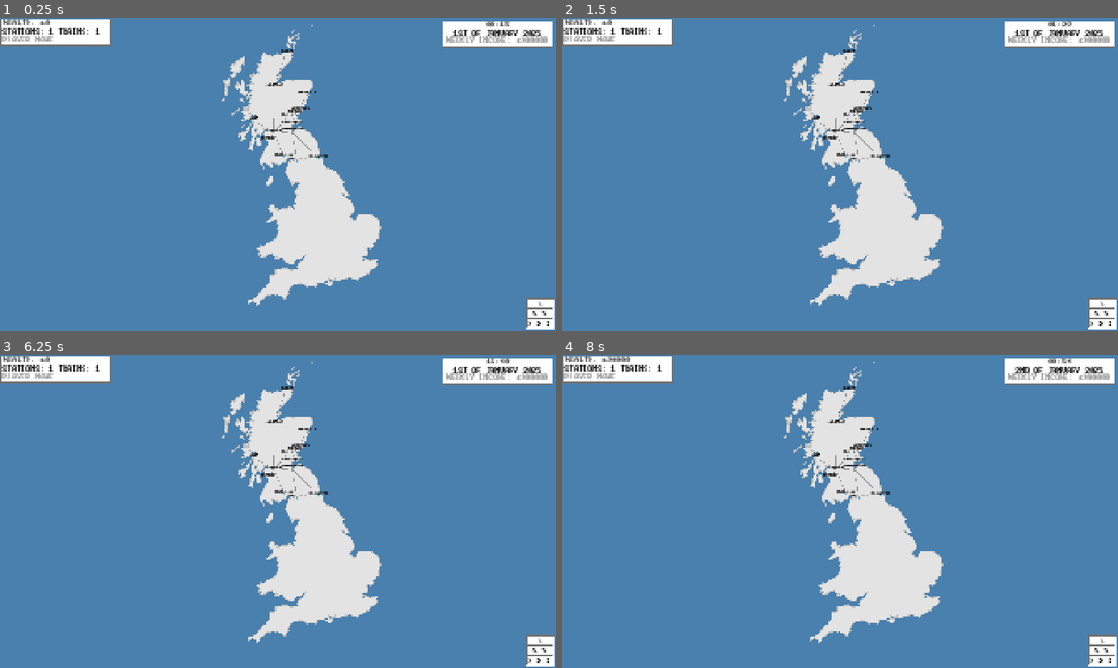
Above: before the commit, frames 1-4 (two rows, left to right).
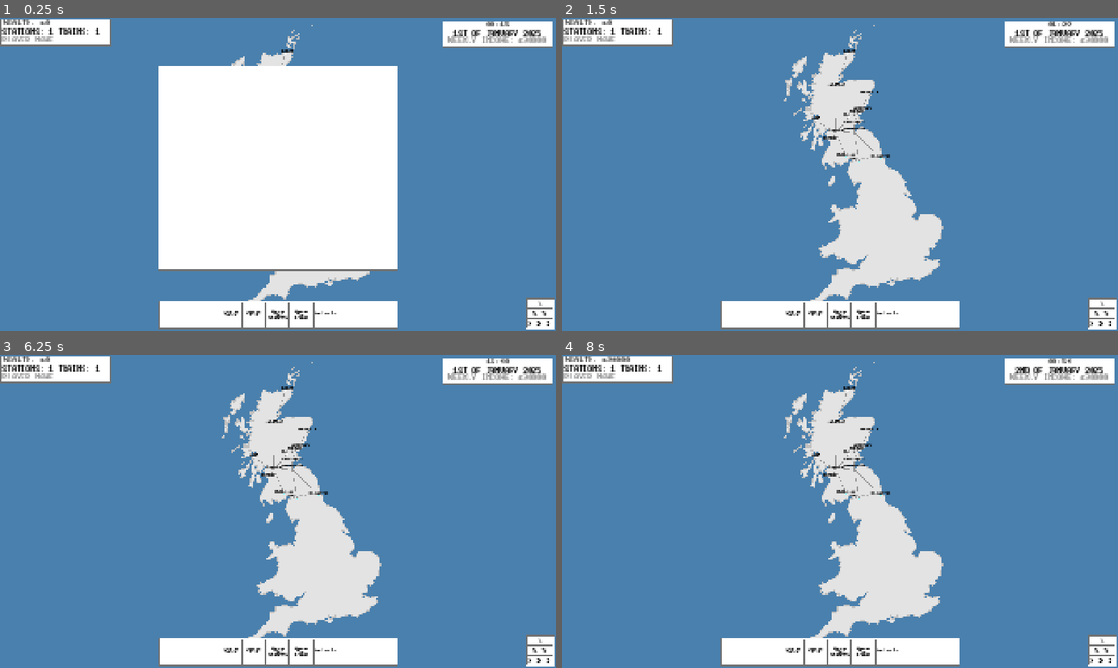
Above: after the commit, the same moments.

Repository: Laifii/Freighter-Manager
Game: Godot game, scene res://Objects/Countries/Uk Map.tscn
The game is run twice, just before and just after one commit, with the same random seed, the same clock (stepped at 60 frames per second) and the same inputs.
Inputs (mouse positions are in pixels of both pictures, inside the frame that each line leads up to):
- Up to frame 1 (0.25 s): no input
- Up to frame 2 (1.5 s): click (884, 315) at 0.52 s; click (840, 315) at 1.27 s
- Up to frame 3 (6.25 s): click (300, 652) at 2.02 s; click (233, 652) at 2.77 s; click (255, 652) at 3.52 s; click (539, 639) at 4.25 s; click (539, 652) at 5 s; click (539, 661) at 5.75 s
- Up to frame 4 (8 s): click (1101, 639) at 6.5 s; click (1101, 652) at 7.25 s

The runs differ from the first frame. In frame 1, 32% of the frame differs, in the area x 28-99%, y 5-100%; in frame 2, 4.1%; in frame 3, 4.1%; in frame 4, 4.1%.

Commit message:
Created Toolbar and contract widget template

Diff:
--- /dev/null
+++ b/Contract.gd
@@ -0,0 +1,4 @@
+extends Control
+
+
+func _ready():
--- a/Objects/Camera.tscn
+++ b/Objects/Camera.tscn
@@ -1,8 +1,9 @@
-[gd_scene load_steps=10 format=3 uid="uid://dbndd8umjeoiq"]
+[gd_scene load_steps=11 format=3 uid="uid://dbndd8umjeoiq"]
 
 [ext_resource type="Script" uid="uid://bcyvbwsej2e2f" path="res://Objects/Camera.gd" id="1_xdxat"]
 [ext_resource type="FontFile" uid="uid://c3kpo7ovh8rqi" path="res://Assets/dogicabold.ttf" id="2_rv08e"]
 [ext_resource type="Script" uid="uid://bj5acwg1xsr8q" path="res://Scripts/Calender.gd" id="3_mywko"]
+[ext_resource type="PackedScene" uid="uid://dv5u1u046276g" path="res://Objects/Toolbar.tscn" id="4_lqjr5"]
 
 [sub_resource type="LabelSettings" id="LabelSettings_mywko"]
 font = ExtResource("2_rv08e")
@@ -34,6 +35,10 @@
 
 [node name="Camera" type="Camera2D"]
 position = Vector2(30, 7)
+limit_left = -2000
+limit_top = -1000
+limit_right = 2000
+limit_bottom = 1000
 script = ExtResource("1_xdxat")
 
 [node name="UI" type="Control" parent="."]
@@ -274,6 +279,9 @@
 offset_right = 47.0
 offset_bottom = 15.0
 
+[node name="Toolbar" parent="UI" instance=ExtResource("4_lqjr5")]
+layout_mode = 0
+
 [connection signal="pressed" from="UI/Calender/ColorRect/SpeedButton1/SpeedButton1" to="UI/Calender" method="_on_speed_button_1_pressed"]
 [connection signal="pressed" from="UI/Calender/ColorRect/SpeedButton2/SpeedButton2" to="UI/Calender" method="_on_speed_button_2_pressed"]
 [connection signal="pressed" from="UI/Calender/ColorRect/SpeedButton3/SpeedButton3" to="UI/Calender" method="_on_speed_button_3_pressed"]
--- /dev/null
+++ b/Objects/Contract.tscn
@@ -0,0 +1,216 @@
+[gd_scene load_steps=4 format=3 uid="uid://buyep3ncgfqxp"]
+
+[ext_resource type="Script" uid="uid://voiwnou7b78g" path="res://Contract.gd" id="1_3u0pn"]
+[ext_resource type="FontFile" uid="uid://c3kpo7ovh8rqi" path="res://Assets/dogicabold.ttf" id="2_1gfxo"]
+
+[sub_resource type="LabelSettings" id="LabelSettings_j5vk8"]
+font = ExtResource("2_1gfxo")
+font_size = 8
+font_color = Color(0, 0, 0, 1)
+
+[node name="Contract" type="Control"]
+layout_mode = 3
+anchors_preset = 15
+anchor_right = 1.0
+anchor_bottom = 1.0
+grow_horizontal = 2
+grow_vertical = 2
+script = ExtResource("1_3u0pn")
+
+[node name="Toolbar" type="ColorRect" parent="."]
+z_index = 1000
+layout_mode = 0
+offset_left = -202.0
+offset_top = -46.0
+offset_right = 201.0
+offset_bottom = 46.0
+
+[node name="Outline" type="ColorRect" parent="Toolbar"]
+z_index = -1
+layout_mode = 0
+offset_left = -2.0
+offset_top = -2.0
+offset_right = 405.0
+offset_bottom = 94.0
+color = Color(0.443137, 0.443137, 0.443137, 1)
+
+[node name="Locations" type="ColorRect" parent="Toolbar"]
+z_index = 1000
+layout_mode = 0
+offset_left = 5.0
+offset_top = 4.0
+offset_right = 99.0
+offset_bottom = 88.0
+
+[node name="Outline" type="ColorRect" parent="Toolbar/Locations"]
+z_index = -1
+layout_mode = 0
+offset_left = -2.0
+offset_top = -2.0
+offset_right = 96.0
+offset_bottom = 86.0
+color = Color(0.443137, 0.443137, 0.443137, 1)
+
+[node name="Label" type="Label" parent="Toolbar/Locations"]
+layout_mode = 0
+offset_right = 94.0
+offset_bottom = 84.0
+text = "Trainyard
+-
+Target
+-
+Requester"
+label_settings = SubResource("LabelSettings_j5vk8")
+horizontal_alignment = 1
+vertical_alignment = 1
+
+[node name="Reward" type="ColorRect" parent="Toolbar"]
+z_index = 1000
+layout_mode = 0
+offset_left = 105.0
+offset_top = 4.0
+offset_right = 199.0
+offset_bottom = 88.0
+
+[node name="Outline" type="ColorRect" parent="Toolbar/Reward"]
+z_index = -1
+layout_mode = 0
+offset_left = -2.0
+offset_top = -2.0
+offset_right = 96.0
+offset_bottom = 86.0
+color = Color(0.443137, 0.443137, 0.443137, 1)
+
+[node name="Label" type="Label" parent="Toolbar/Reward"]
+layout_mode = 0
+offset_right = 94.0
+offset_bottom = 84.0
+text = "Total
+£100000
+
+Upfront
+£20000"
+label_settings = SubResource("LabelSettings_j5vk8")
+horizontal_alignment = 1
+vertical_alignment = 1
+
+[node name="Duration Buttons" type="Control" parent="Toolbar"]
+visible = false
+anchors_preset = 0
+offset_right = 40.0
+offset_bottom = 40.0
+
+[node name="CheapestRoute" type="ColorRect" parent="Toolbar/Duration Buttons"]
+z_index = 1000
+layout_mode = 0
+offset_left = 205.0
+offset_top = 4.0
+offset_right = 399.0
+offset_bottom = 43.0
+
+[node name="Outline" type="ColorRect" parent="Toolbar/Duration Buttons/CheapestRoute"]
+z_index = -1
+layout_mode = 0
+offset_left = -2.0
+offset_top = -2.0
+offset_right = 196.0
+offset_bottom = 41.0
+color = Color(0.443137, 0.443137, 0.443137, 1)
+
+[node name="Label" type="Label" parent="Toolbar/Duration Buttons/CheapestRoute"]
+layout_mode = 0
+offset_right = 194.0
+offset_bottom = 39.0
+text = "Duration: 9 days
+Station Fees: £15000"
+label_settings = SubResource("LabelSettings_j5vk8")
+horizontal_alignment = 1
+vertical_alignment = 1
+
+[node name="CheapestRouteButton" type="TextureButton" parent="Toolbar/Duration Buttons/CheapestRoute"]
+layout_mode = 0
+offset_left = -3.0
+offset_top = -3.0
+offset_right = 197.0
+offset_bottom = 42.0
+
+[node name="FastestRoute" type="ColorRect" parent="Toolbar/Duration Buttons"]
+z_index = 1000
+layout_mode = 0
+offset_left = 205.0
+offset_top = 49.0
+offset_right = 399.0
+offset_bottom = 88.0
+
+[node name="Outline" type="ColorRect" parent="Toolbar/Duration Buttons/FastestRoute"]
+z_index = -1
+layout_mode = 0
+offset_left = -2.0
+offset_top = -2.0
+offset_right = 196.0
+offset_bottom = 41.0
+color = Color(0.443137, 0.443137, 0.443137, 1)
+
+[node name="Label" type="Label" parent="Toolbar/Duration Buttons/FastestRoute"]
+layout_mode = 0
+offset_right = 194.0
+offset_bottom = 39.0
+text = "Duration: 7 days
+Station Fees: £25000"
+label_settings = SubResource("LabelSettings_j5vk8")
+horizontal_alignment = 1
+vertical_alignment = 1
+
+[node name="FastestRouteButton" type="TextureButton" parent="Toolbar/Duration Buttons/FastestRoute"]
+layout_mode = 0
+offset_left = -3.0
+offset_top = -3.0
+offset_right = 197.0
+offset_bottom = 42.0
+
+[node name="Train en Route" type="ColorRect" parent="Toolbar"]
+z_index = 1
+layout_mode = 0
+offset_left = 205.0
+offset_top = 4.0
+offset_right = 399.0
+offset_bottom = 88.0
+
+[node name="Outline" type="ColorRect" parent="Toolbar/Train en Route"]
+z_index = -1
+layout_mode = 0
+offset_left = -2.0
+offset_top = -2.0
+offset_right = 196.0
+offset_bottom = 86.0
+color = Color(0.443137, 0.443137, 0.443137, 1)
+
+[node name="TimeLeft" type="Label" parent="Toolbar/Train en Route"]
+layout_mode = 0
+offset_top = 75.0
+offset_right = 194.0
+offset_bottom = 91.0
+text = "Time Left: 6d 22h
+"
+label_settings = SubResource("LabelSettings_j5vk8")
+horizontal_alignment = 1
+vertical_alignment = 1
+
+[node name="TrainLabel" type="Label" parent="Toolbar/Train en Route"]
+layout_mode = 0
+offset_top = 2.0
+offset_right = 194.0
+offset_bottom = 18.0
+text = "Assigned Train:
+Model-Model Number"
+label_settings = SubResource("LabelSettings_j5vk8")
+horizontal_alignment = 1
+vertical_alignment = 1
+
+[node name="TrainSprite" type="ColorRect" parent="Toolbar/Train en Route"]
+layout_mode = 0
+offset_left = 13.0
+offset_top = 23.0
+offset_right = 182.0
+offset_bottom = 71.0
+color = Color(0, 0, 0, 1)
--- a/Objects/Station.tscn
+++ b/Objects/Station.tscn
@@ -1,17 +1,7 @@
-[gd_scene load_steps=10 format=3 uid="uid://co0y23pb2rril"]
+[gd_scene load_steps=8 format=3 uid="uid://co0y23pb2rril"]
 
 [ext_resource type="Script" uid="uid://bm0d4yv4cl8q3" path="res://Scripts/Station.gd" id="1_hsegu"]
 [ext_resource type="FontFile" uid="uid://c3kpo7ovh8rqi" path="res://Assets/dogicabold.ttf" id="2_mn7t0"]
-
-[sub_resource type="Gradient" id="Gradient_hsegu"]
-colors = PackedColorArray(1, 1, 1, 1, 0.331534, 0.724469, 0.942315, 1)
-
-[sub_resource type="GradientTexture2D" id="GradientTexture2D_mn7t0"]
-gradient = SubResource("Gradient_hsegu")
-width = 4
-height = 4
-fill = 2
-fill_from = Vector2(0.5, 0.495495)
 
 [sub_resource type="LabelSettings" id="LabelSettings_hsegu"]
 font = ExtResource("2_mn7t0")
@@ -39,10 +29,7 @@
 script = ExtResource("1_hsegu")
 stationOwner = 0
 
-[node name="Sprite2D" type="Sprite2D" parent="."]
-texture = SubResource("GradientTexture2D_mn7t0")
-
-[node name="Nameplate" type="Label" parent="Sprite2D"]
+[node name="Nameplate" type="Label" parent="."]
 z_index = 100
 offset_left = -58.0
 offset_top = -14.0
@@ -53,6 +40,21 @@
 vertical_alignment = 1
 autowrap_trim_flags = 0
 uppercase = true
+
+[node name="ColorRect" type="ColorRect" parent="."]
+offset_left = -1.0
+offset_top = -1.0
+offset_right = 1.0
+offset_bottom = 1.0
+
+[node name="ColorRect" type="ColorRect" parent="ColorRect"]
+z_index = -1
+layout_mode = 0
+offset_left = -1.0
+offset_top = -1.0
+offset_right = 3.0
+offset_bottom = 3.0
+color = Color(0.576471, 1, 1, 1)
 
 [node name="Area2D" type="Area2D" parent="."]
 
--- /dev/null
+++ b/Objects/Toolbar.gd
@@ -0,0 +1,5 @@
+extends Control
+
+
+func _on_contract_button_pressed():
+	$ContractsScreen.visible = !$ContractsScreen.visible
--- /dev/null
+++ b/Objects/Toolbar.tscn
@@ -0,0 +1,240 @@
+[gd_scene load_steps=4 format=3 uid="uid://dv5u1u046276g"]
+
+[ext_resource type="FontFile" uid="uid://c3kpo7ovh8rqi" path="res://Assets/dogicabold.ttf" id="1_iqy15"]
+[ext_resource type="Script" uid="uid://ddud6ts7hxa43" path="res://Objects/Toolbar.gd" id="1_ll5fu"]
+
+[sub_resource type="LabelSettings" id="LabelSettings_ll5fu"]
+font = ExtResource("1_iqy15")
+font_size = 8
+font_color = Color(0, 0, 0, 1)
+
+[node name="Toolbar" type="Control"]
+z_index = 3000
+layout_mode = 3
+anchors_preset = 0
+size_flags_horizontal = 0
+size_flags_vertical = 4
+script = ExtResource("1_ll5fu")
+
+[node name="Toolbar" type="ColorRect" parent="."]
+z_index = 1000
+layout_mode = 0
+offset_left = -411.0
+offset_top = 439.0
+offset_right = 413.0
+offset_bottom = 530.0
+
+[node name="Outline" type="ColorRect" parent="Toolbar"]
+z_index = -1
+layout_mode = 0
+offset_left = -2.0
+offset_top = -2.0
+offset_right = 826.0
+offset_bottom = 93.0
+color = Color(0.443137, 0.443137, 0.443137, 1)
+
+[node name="Contracts" type="ColorRect" parent="Toolbar"]
+z_index = 1000
+layout_mode = 0
+offset_left = 535.0
+offset_top = 4.0
+offset_right = 610.0
+offset_bottom = 87.0
+
+[node name="Outline" type="ColorRect" parent="Toolbar/Contracts"]
+z_index = -1
+layout_mode = 0
+offset_left = -2.0
+offset_top = -2.0
+offset_right = 77.0
+offset_bottom = 85.0
+color = Color(0.443137, 0.443137, 0.443137, 1)
+
+[node name="ContractButton" type="TextureButton" parent="Toolbar/Contracts"]
+layout_mode = 0
+offset_left = -3.0
+offset_top = -3.0
+offset_right = 78.0
+offset_bottom = 86.0
+action_mode = 0
+
+[node name="Label" type="Label" parent="Toolbar/Contracts"]
+layout_mode = 0
+offset_left = 3.0
+offset_top = 25.0
+offset_right = 43.0
+offset_bottom = 48.0
+text = "Contracts"
+label_settings = SubResource("LabelSettings_ll5fu")
+horizontal_alignment = 1
+vertical_alignment = 1
+
+[node name="StationManagement" type="ColorRect" parent="Toolbar"]
+z_index = 1000
+layout_mode = 0
+offset_left = 373.0
+offset_top = 4.0
+offset_right = 448.0
+offset_bottom = 87.0
+
+[node name="Outline" type="ColorRect" parent="Toolbar/StationManagement"]
+z_index = -1
+layout_mode = 0
+offset_left = -2.0
+offset_top = -2.0
+offset_right = 77.0
+offset_bottom = 85.0
+color = Color(0.443137, 0.443137, 0.443137, 1)
+
+[node name="StationManagementButton" type="TextureButton" parent="Toolbar/StationManagement"]
+layout_mode = 0
+offset_left = -3.0
+offset_top = -3.0
+offset_right = 78.0
+offset_bottom = 86.0
+
+[node name="Label" type="Label" parent="Toolbar/StationManagement"]
+layout_mode = 0
+offset_left = 6.0
+offset_top = 27.0
+offset_right = 46.0
+offset_bottom = 50.0
+text = "Manage
+Your
+Stations"
+label_settings = SubResource("LabelSettings_ll5fu")
+horizontal_alignment = 1
+vertical_alignment = 1
+
+[node name="Trains" type="ColorRect" parent="Toolbar"]
+z_index = 1000
+layout_mode = 0
+offset_left = 454.0
+offset_top = 4.0
+offset_right = 529.0
+offset_bottom = 87.0
+
+[node name="Outline" type="ColorRect" parent="Toolbar/Trains"]
+z_index = -1
+layout_mode = 0
+offset_left = -2.0
+offset_top = -2.0
+offset_right = 77.0
+offset_bottom = 85.0
+color = Color(0.443137, 0.443137, 0.443137, 1)
+
+[node name="TrainsButton" type="TextureButton" parent="Toolbar/Trains"]
+layout_mode = 0
+offset_left = -3.0
+offset_top = -3.0
+offset_right = 78.0
+offset_bottom = 86.0
+
+[node name="Label" type="Label" parent="Toolbar/Trains"]
+layout_mode = 0
+offset_left = 13.0
+offset_top = 28.0
+offset_right = 53.0
+offset_bottom = 51.0
+text = "Manage
+Your
+Trains"
+label_settings = SubResource("LabelSettings_ll5fu")
+horizontal_alignment = 1
+vertical_alignment = 1
+
+[node name="AuctionHouse" type="ColorRect" parent="Toolbar"]
+z_index = 1000
+layout_mode = 0
+offset_left = 211.0
+offset_top = 4.0
+offset_right = 286.0
+offset_bottom = 87.0
+
+[node name="Outline" type="ColorRect" parent="Toolbar/AuctionHouse"]
+z_index = -1
+layout_mode = 0
+offset_left = -2.0
+offset_top = -2.0
+offset_right = 77.0
+offset_bottom = 85.0
+color = Color(0.443137, 0.443137, 0.443137, 1)
+
+[node name="AuctionHouseButton" type="TextureButton" parent="Toolbar/AuctionHouse"]
+layout_mode = 0
+offset_left = -3.0
+offset_top = -3.0
+offset_right = 78.0
+offset_bottom = 86.0
+
+[node name="Label" type="Label" parent="Toolbar/AuctionHouse"]
+layout_mode = 0
+offset_left = 8.0
+offset_top = 28.0
+offset_right = 48.0
+offset_bottom = 51.0
+text = "Auction
+House"
+label_settings = SubResource("LabelSettings_ll5fu")
+horizontal_alignment = 1
+vertical_alignment = 1
+
+[node name="Companies" type="ColorRect" parent="Toolbar"]
+z_index = 1000
+layout_mode = 0
+offset_left = 292.0
+offset_top = 4.0
+offset_right = 367.0
+offset_bottom = 87.0
+
+[node name="Outline" type="ColorRect" parent="Toolbar/Companies"]
+z_index = -1
+layout_mode = 0
+offset_left = -2.0
+offset_top = -2.0
+offset_right = 77.0
+offset_bottom = 85.0
+color = Color(0.443137, 0.443137, 0.443137, 1)
+
+[node name="CompaniesButton" type="TextureButton" parent="Toolbar/Companies"]
+layout_mode = 0
+offset_left = -3.0
+offset_top = -3.0
+offset_right = 78.0
+offset_bottom = 86.0
+
+[node name="Label" type="Label" parent="Toolbar/Companies"]
+layout_mode = 0
+offset_left = 8.0
+offset_top = 28.0
+offset_right = 48.0
+offset_bottom = 51.0
+text = "Company
+List"
+label_settings = SubResource("LabelSettings_ll5fu")
+horizontal_alignment = 1
+vertical_alignment = 1
+
+[node name="ContractsScreen" type="Control" parent="."]
+anchors_preset = 0
+offset_right = 40.0
+offset_bottom = 40.0
+
+[node name="Toolbar" type="ColorRect" parent="ContractsScreen"]
+z_index = 1000
+layout_mode = 0
+offset_left = -412.0
+offset_top = -372.0
+offset_right = 412.0
+offset_bottom = 329.0
+
+[node name="Outline" type="ColorRect" parent="ContractsScreen/Toolbar"]
+z_index = -1
+layout_mode = 0
+offset_left = -2.0
+offset_top = -2.0
+offset_right = 826.0
+offset_bottom = 703.0
+color = Color(0.443137, 0.443137, 0.443137, 1)
+
+[connection signal="pressed" from="Toolbar/Contracts/ContractButton" to="." method="_on_contract_button_pressed"]
--- a/Scripts/Calender.gd
+++ b/Scripts/Calender.gd
@@ -76,7 +76,7 @@
 	var totalWeeklyIncome = 0
 	for station in StationManager.stations:
 		if station.stationOwner == 0: totalWeeklyIncome += station.weeklyIncome
-	$DateStats/WeeklyIncome.text = str("Weekly Income: ", totalWeeklyIncome)
+	$DateStats/WeeklyIncome.text = str("Weekly Income: £", totalWeeklyIncome)
 
 func _on_speed_button_1_pressed():
 	currentSpeed = 1
--- a/Scripts/Station.gd
+++ b/Scripts/Station.gd
@@ -5,7 +5,7 @@
 @export_enum("Local", "Connector", "Large", "Hub", "Capital") var stationSize
 @export_enum("Player", "None", "ScottishRail", "UnitedRail", "BirminghamExpress", "LondonFreighters") var stationOwner
 @export var connections: Array
-@onready var nameplate = $Sprite2D/Nameplate
+@onready var nameplate = $Nameplate
 @onready var stationUI = $StationUI
 @onready var player = get_tree().get_first_node_in_group("Player")
 
@@ -34,6 +34,7 @@
 	if stationOwner == 0:
 		$StationUI/UnownedStation.visible = false
 		$StationUI/OwnedStation.visible = true
+	player.camera.calender.display_weekly_income()
 
 func initialise_tracks():
 	for station in connections:
@@ -115,8 +116,8 @@
 func upgrade_station():
 	if player.wealth < priceToUpgrade[stationSize]: return
 	stationSize += 1
+	set_station_stats()
 	player.camera.calender.display_weekly_income()
-	set_station_stats()
 
 func generate_passive_income():
 	if not stationOwner == 0: return
Not shown, added: Contract.gd.uid
Not shown, added: Objects/Toolbar.gd.uid
